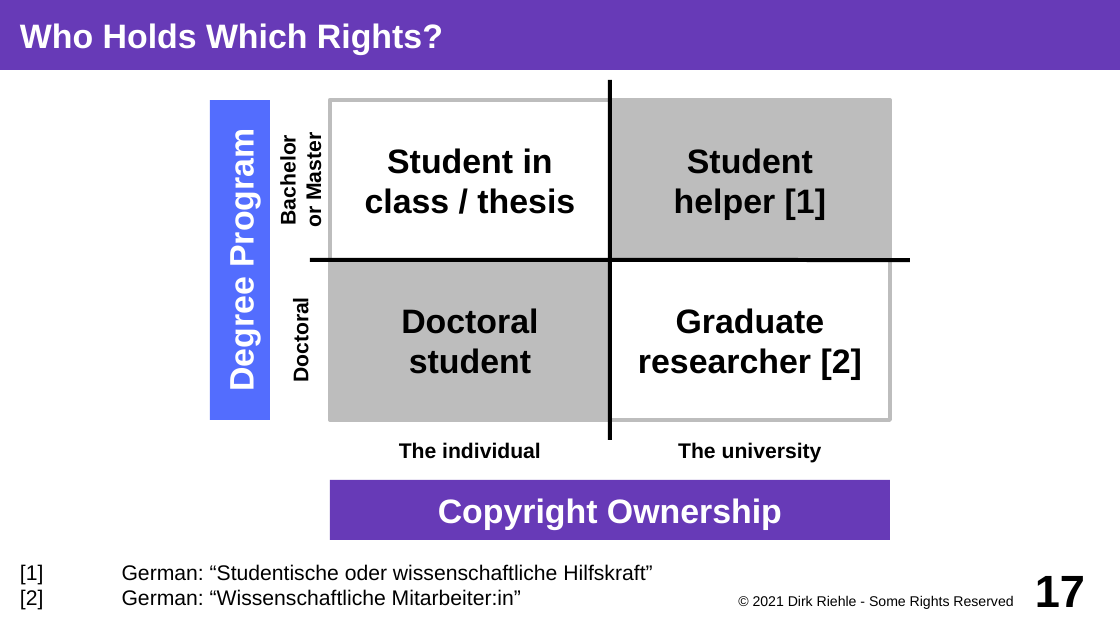
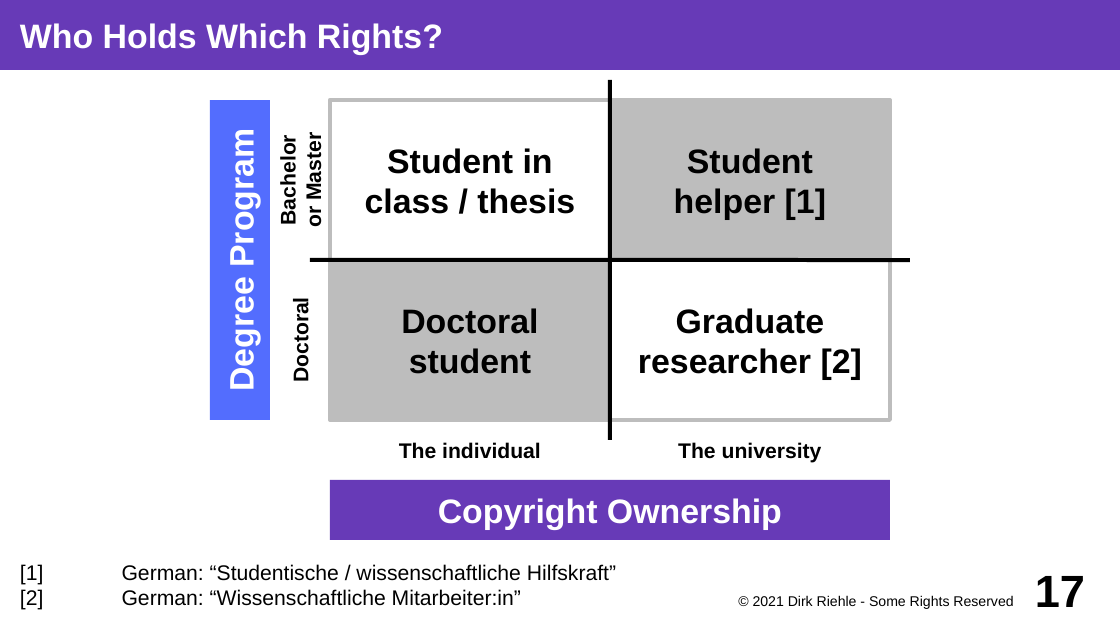
Before and after one commit to dirkriehle/coss-course, a slide deck: slide 17 of Lecture slides/COSS D03 - University Spin-offs.odp. Drawn at 1120x630 pixels with LibreOffice and Linux fonts; fonts in the diff are those of the drawing. Boxes give left, top, right and bottom in pixels: in the first picture for what was removed or moved away, otherwise in the second. Text is boxed around its words. In the diff, an @@ line names an element or a change of style, - is before the commit and + after.

```diff
--- a/Lecture slides/COSS D03 - University Spin-offs.odp
+++ b/Lecture slides/COSS D03 - University Spin-offs.odp
@@ text at (20, 564, 616, 585): text changed @@
-[1] German: “Studentische oder wissenschaftliche Hilfskraft”
+[1] German: “Studentische / wissenschaftliche Hilfskraft”
```
Also in this commit, not shown: 10 other slides changed, 3 other files.
